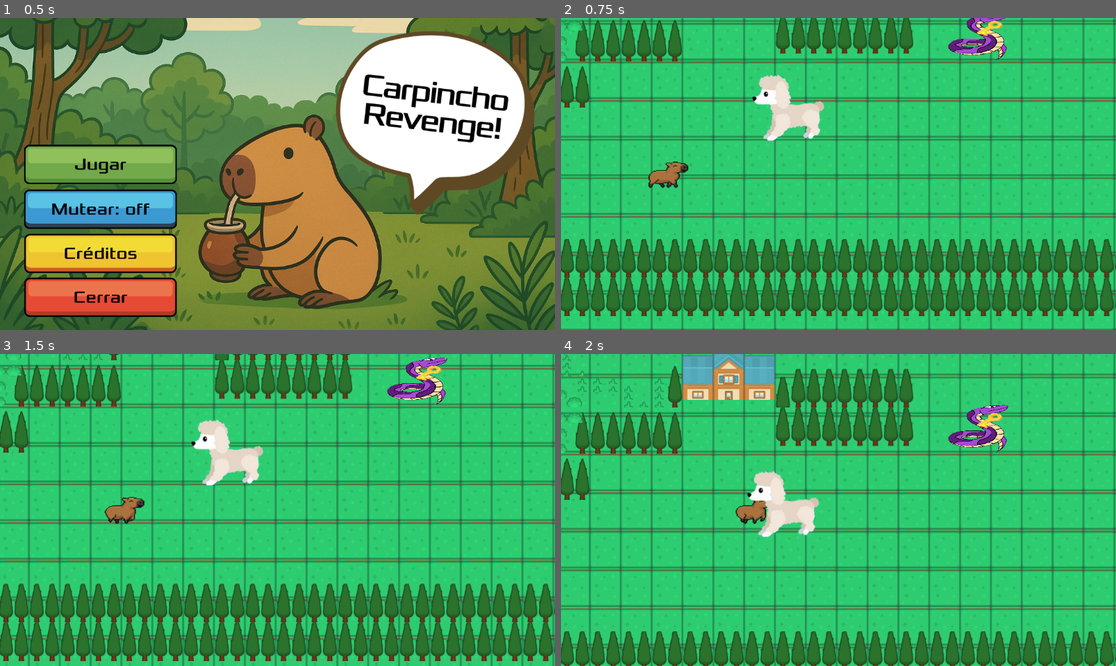
Above: before the commit, frames 1-4 (two rows, left to right).
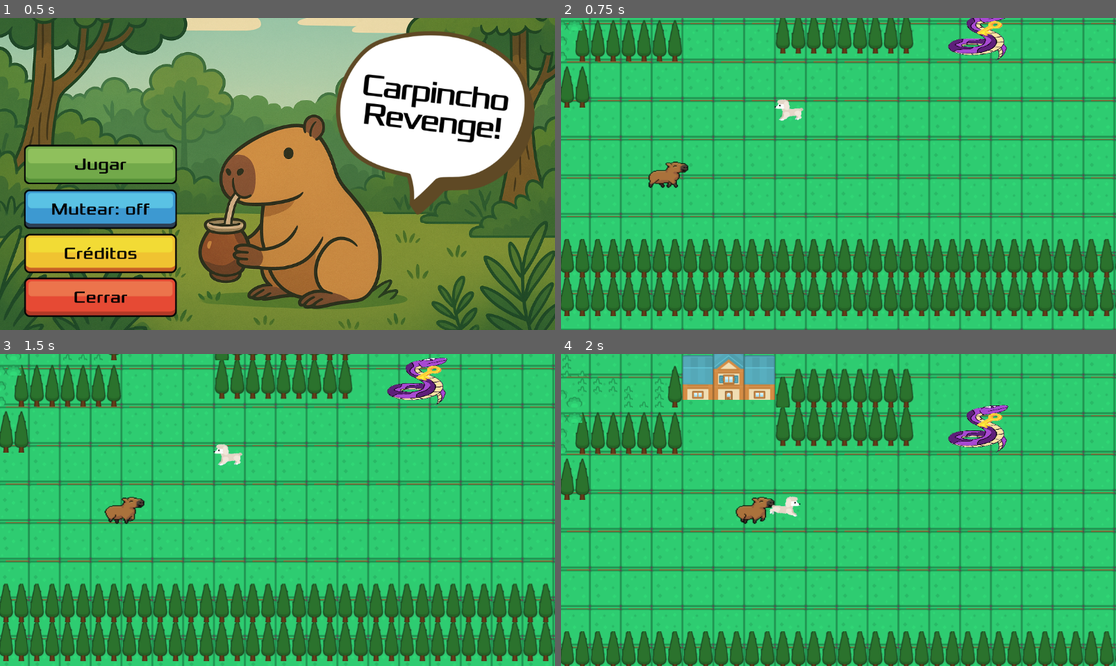
Above: after the commit, the same moments.

Repository: natayadev/carpincho-team
Game: Godot game, scene res://main.tscn
The game is run twice, just before and just after one commit, with the same random seed, the same clock (stepped at 60 frames per second) and the same inputs.
Inputs (mouse positions are in pixels of both pictures, inside the frame that each line leads up to):
- Up to frame 1 (0.5 s): no input
- Up to frame 2 (0.75 s): click (660, 164) at 0.5 s
- Up to frame 3 (1.5 s): tap Enter at 1.25 s; move the mouse to (227, 447) at 1.27 s; hold Right (move_right) from 1.28 s (still down); click (227, 447) at 1.42 s
- Up to frame 4 (2 s): keep holding Right (move_right)

Frame 1 is identical in both runs. In frame 2, 1.3% of the frame differs, in the area x 34-48%, y 18-40%; in frame 3, 1.3%; in frame 4, 1.3%, in the area x 33-47%, y 37-59%.

Commit message:
movimiento del perseguidor

Diff:
--- a/escenas/enemigo/perseguidor.gd
+++ b/escenas/enemigo/perseguidor.gd
@@ -7,6 +7,9 @@
 var player = null  # Se completa al detectar al jugador
 
 @onready var click_area = $Area2D
+@onready var animated_sprite = $run
+
+
 
 
 func _ready():
@@ -20,6 +23,18 @@
 		move_and_slide()
 	else:
 		velocity = Vector2.ZERO
+
+	if velocity.length() > 0.1:
+		if animated_sprite.animation != "run":
+			animated_sprite.play("run")
+	else:
+		if animated_sprite.animation != "idle":
+			animated_sprite.play("idle")
+	if velocity.x < -10:
+		animated_sprite.flip_h = true  # Mira a la izquierda
+	elif velocity.x > 10:
+		animated_sprite.flip_h = false  # Mira a la derecha
+
 
 
 func _on_detection_area_body_entered(body: Node2D) -> void:
--- a/escenas/enemigo/perseguidor.tscn
+++ b/escenas/enemigo/perseguidor.tscn
@@ -1,7 +1,11 @@
-[gd_scene load_steps=9 format=3 uid="uid://blpxvpf1mr1ff"]
+[gd_scene load_steps=10 format=3 uid="uid://blpxvpf1mr1ff"]
 
 [ext_resource type="Script" uid="uid://dfvafkv8bg7ha" path="res://escenas/enemigo/perseguidor.gd" id="1_nthqv"]
 [ext_resource type="Texture2D" uid="uid://dytxustl5qaok" path="res://art/Caniche.png" id="2_nthqv"]
+
+[sub_resource type="AtlasTexture" id="AtlasTexture_nthqv"]
+atlas = ExtResource("2_nthqv")
+region = Rect2(0, 0, 200, 200)
 
 [sub_resource type="AtlasTexture" id="AtlasTexture_wqgfo"]
 atlas = ExtResource("2_nthqv")
@@ -13,6 +17,14 @@
 
 [sub_resource type="SpriteFrames" id="SpriteFrames_yynuq"]
 animations = [{
+"frames": [{
+"duration": 1.0,
+"texture": SubResource("AtlasTexture_nthqv")
+}],
+"loop": true,
+"name": &"idle",
+"speed": 5.0
+}, {
 "frames": [{
 "duration": 1.0,
 "texture": SubResource("AtlasTexture_wqgfo")
@@ -37,8 +49,9 @@
 script = ExtResource("1_nthqv")
 
 [node name="run" type="AnimatedSprite2D" parent="."]
+scale = Vector2(0.400339, 0.325574)
 sprite_frames = SubResource("SpriteFrames_yynuq")
-animation = &"run"
+animation = &"idle"
 
 [node name="CollisionShape2D" type="CollisionShape2D" parent="."]
 position = Vector2(-1, 1)
